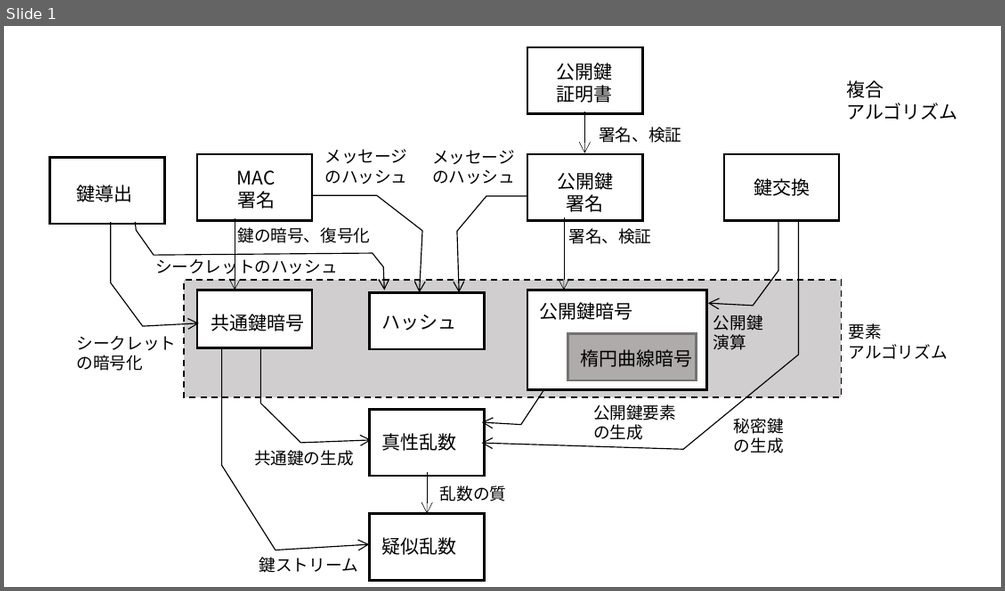
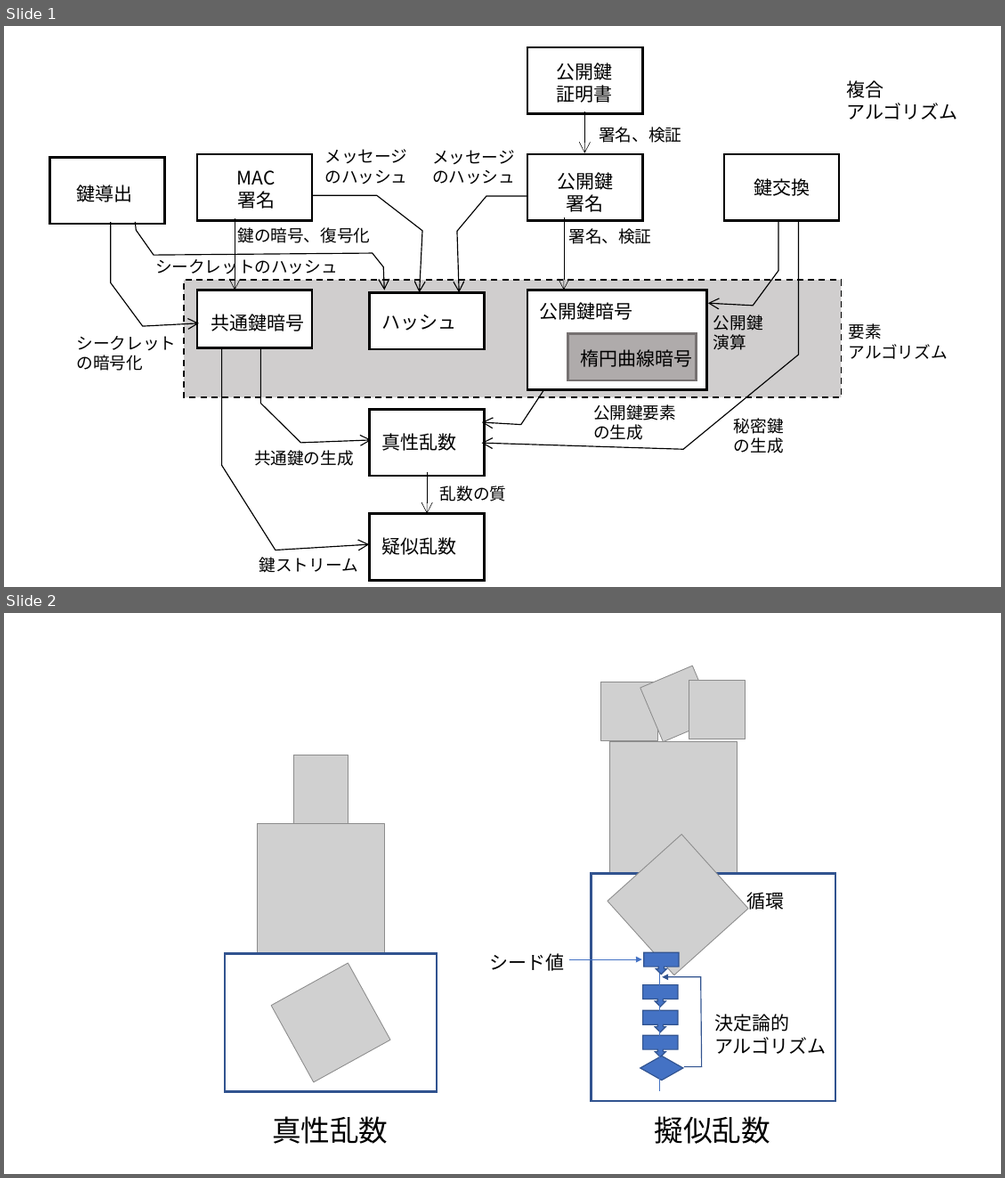
Before and after one commit to kojo1/TLSbook-en, a slide deck: Part1.Technology/Chapter3.Algorithm/Algorithm-fig-jp.pptx. Shown one above the other, each under a label of ours: slide 1 before the commit, slides 1 and 2 after it. The pictures are 1005x591 and 1005x1178 pixels, drawn with LibreOffice and Linux fonts; fonts in the diff are those of the drawing; grey boxes stand for pictures. Boxes give left, top, right and bottom in pixels: in the first picture for what was removed or moved away, otherwise in the second. Text is boxed around its words. In the diff, an @@ line names an element or a change of style, - is before the commit and + after.

```diff
--- a/Part1.Technology/Chapter3.Algorithm/Algorithm-fig-jp.pptx
+++ b/Part1.Technology/Chapter3.Algorithm/Algorithm-fig-jp.pptx
@@ slide 2 added at [4,613,1001,1174], background #FFFFFF @@
@@ picture added at [640,666,715,742] @@
@@ picture added at [600,682,657,741] @@
@@ picture added at [689,681,745,739] @@
@@ picture added at [610,742,737,888] @@
@@ picture added at [294,755,348,824] @@
@@ picture added at [257,824,385,971] @@
@@ picture added at [607,834,748,974] @@
@@ rectangle added at [591,873,835,1101], fill #FFFFFF, outline #31538F 2.25 pt @@
@@ text added at [746,892,784,910], 18 pt, text #000000 @@
+循環
@@ rectangle added at [225,953,437,1092], fill #FFFFFF, outline #31538F 2.25 pt @@
@@ text added at [490,953,565,971], 18 pt, text #000000 @@
+シード値
@@ arrow added from (569, 959) to (642, 959), #4472C4 0.75 pt @@
@@ down arrow callout added at [644,952,680,974], fill #4472C4, outline #31538F 1 pt @@
@@ picture added at [271,963,390,1082] @@
@@ down arrow callout added at [643,985,678,1006], fill #4472C4, outline #31538F 1 pt @@
@@ line added from (660, 964) to (660, 1092), #4472C4 0.75 pt @@
@@ freeform shape added at [662,977,702,1067], outline #31538F 1 pt @@
@@ down arrow callout added at [643,1010,678,1032], fill #4472C4, outline #31538F 1 pt @@
@@ down arrow callout added at [643,1036,678,1057], fill #4472C4, outline #31538F 1 pt @@
@@ text added at [714,1013,825,1054], 18 pt, text #000000 @@
+決定論的
+アルゴリズム
@@ diamond added at [640,1055,683,1079], fill #4472C4, outline #31538F 1 pt @@
@@ text added at [272,1116,388,1143], 28 pt, text #000000 @@
+真性乱数
@@ text added at [654,1116,770,1143], 28 pt, text #000000 @@
+擬似乱数
```
Also in this commit, not shown: 17 other slides added.
